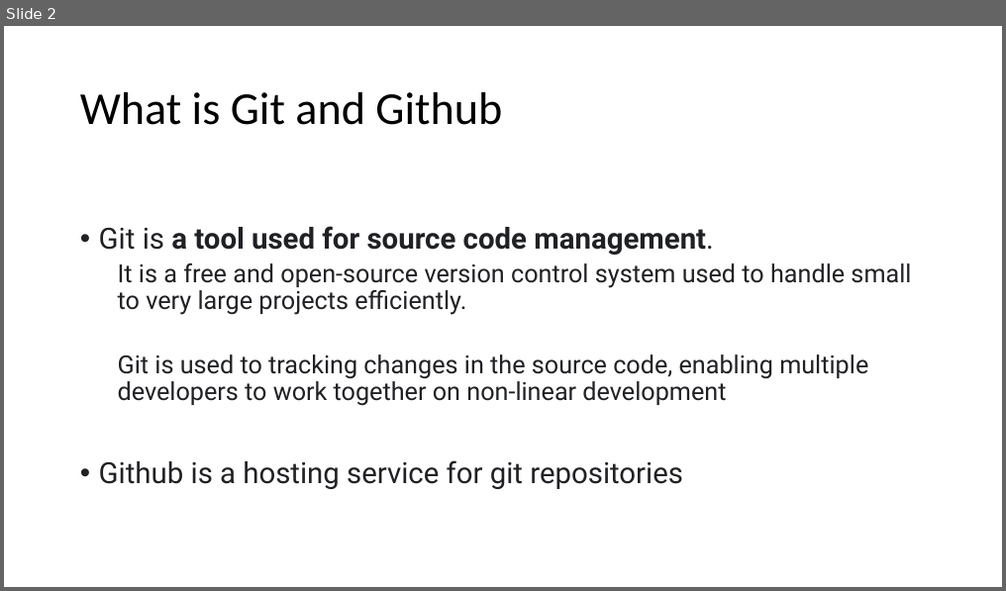
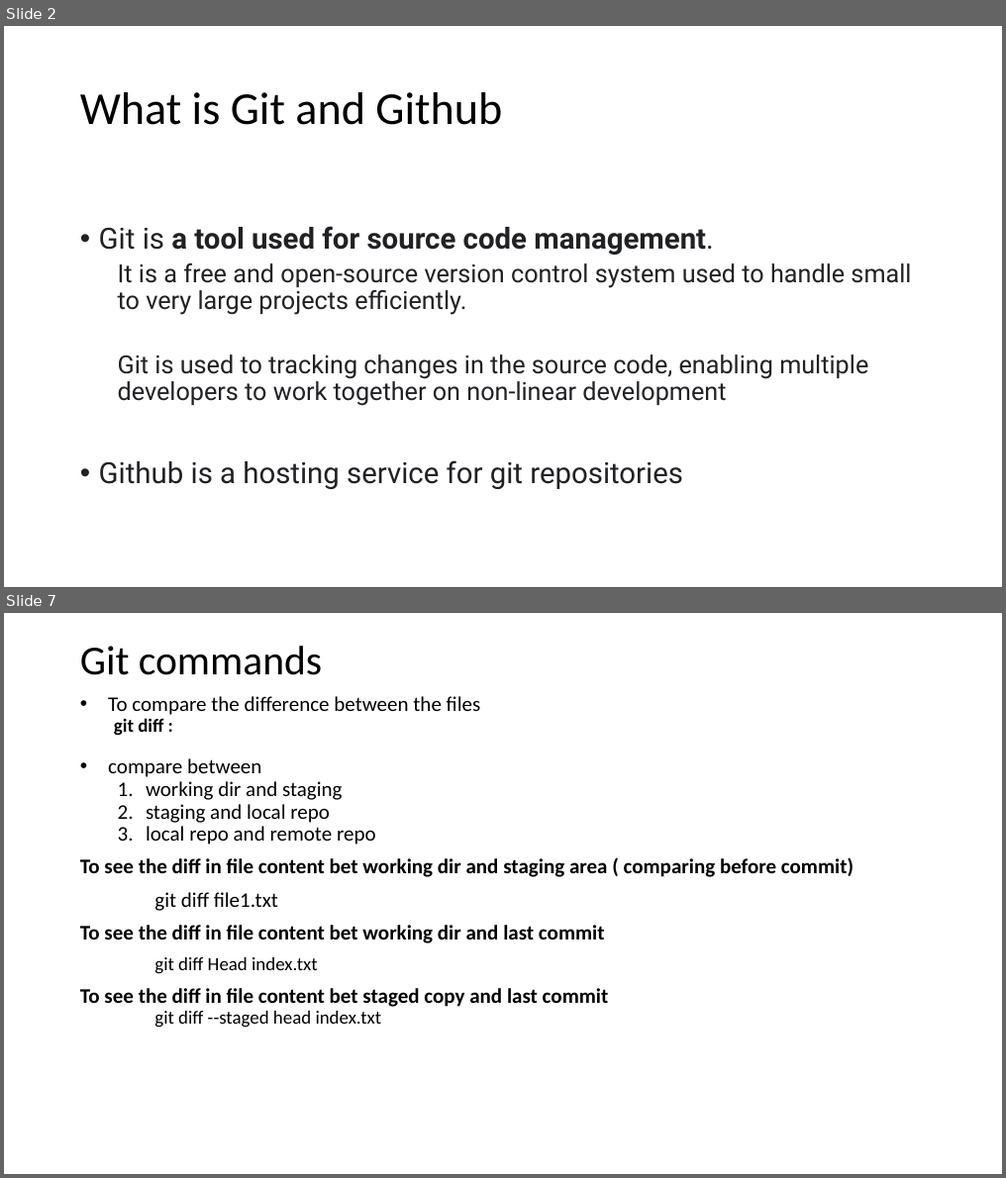
Before and after one commit to Santi2020/Study-Notes, a slide deck: Git_And_GitHub_Demo.docx.pptx. Shown one above the other, each under a label of ours: slide 2 before the commit, slides 2 and 7 after it; the slides between them are not shown. The pictures are 1006x591 and 1006x1178 pixels, drawn with LibreOffice and Linux fonts; fonts in the diff are those of the drawing. Boxes give left, top, right and bottom in pixels: in the first picture for what was removed or moved away, otherwise in the second. Text is boxed around its words. In the diff, an @@ line names an element or a change of style, - is before the commit and + after.

```diff
--- a/Git_And_GitHub_Demo.docx.pptx
+++ b/Git_And_GitHub_Demo.docx.pptx
@@ slide 7 added at <box>4,613,1002,1174</box>, background #FFFFFF @@
@@ title added at <box>80,646,322,675</box>, 39.6 pt, text #000000 @@
+Git commands
@@ text added at <box>80,696,853,1028</box>, 20 pt, text #000000, bold @@
+• To compare the difference between the files
+git diff :
+• compare between
+  1. working dir and staging
+  2. staging and local repo
+  3. local repo and remote repo
+To see the diff in file content bet working dir and staging area ( comparing before commit)
+git diff file1.txt
+To see the diff in file content bet working dir and last commit
+git diff Head index.txt
+To see the diff in file content bet staged copy and last commit
+git diff --staged head index.txt
```
Also in this commit, not shown: 11 other slides added, 12 slides removed, 1 other file.
